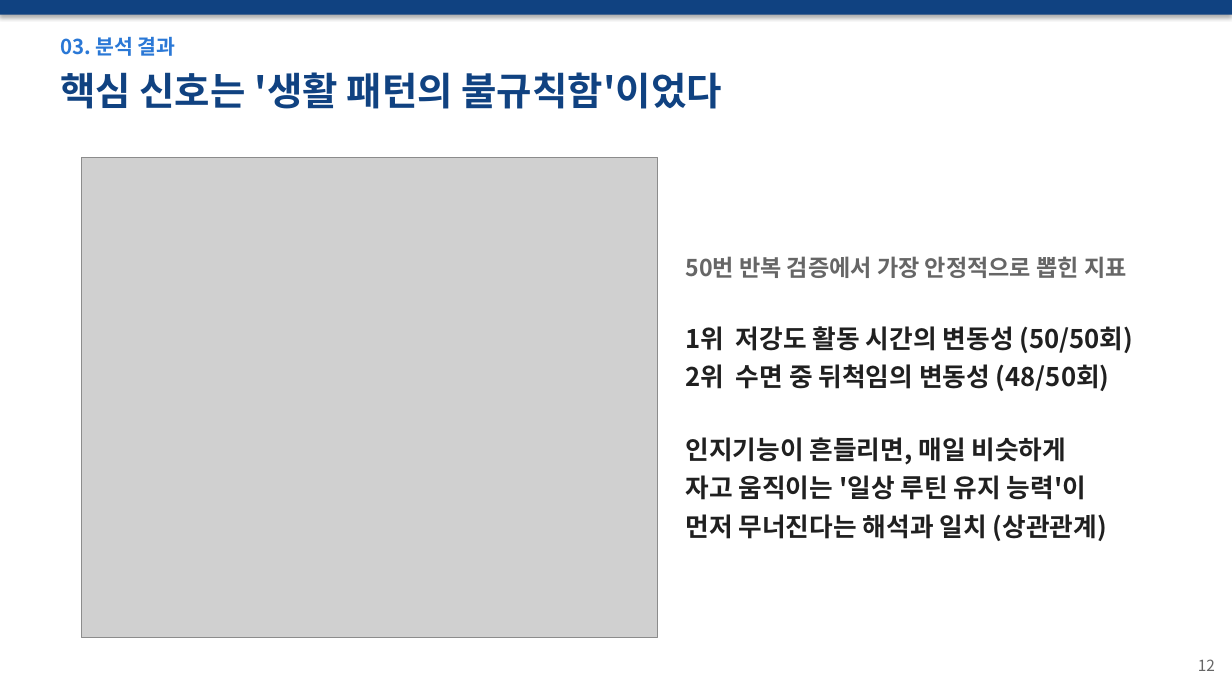
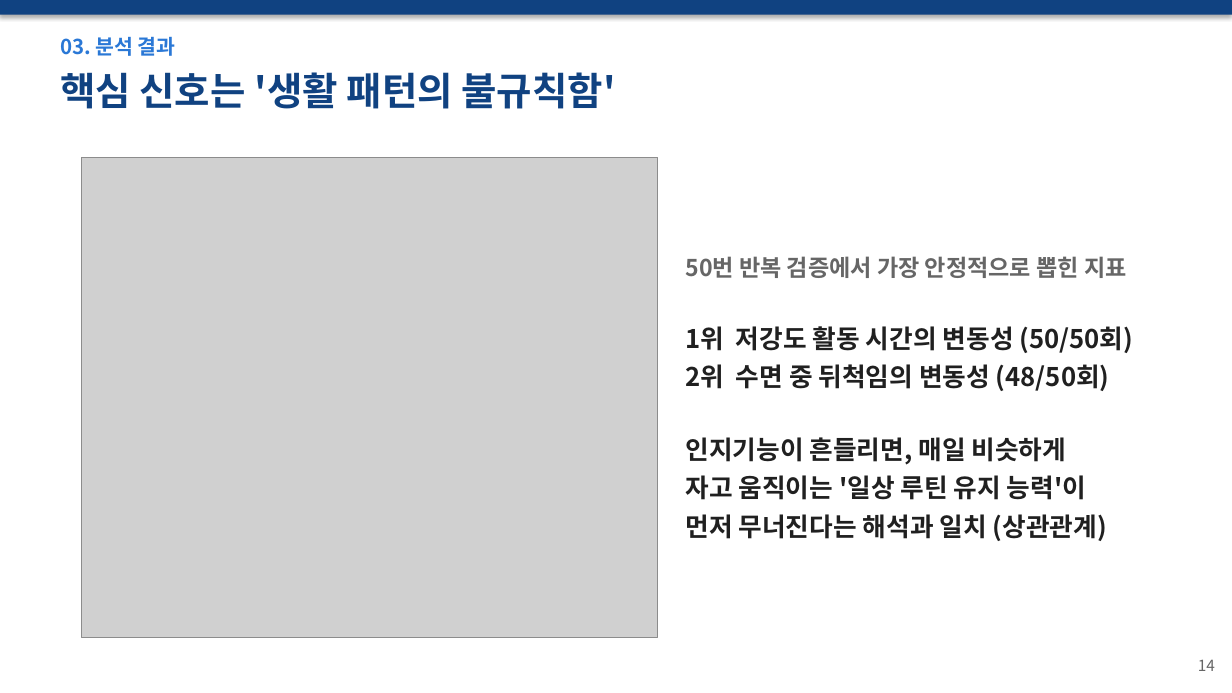
Before and after one commit to wpalswpa/dementia-screening, a slide deck: slide 14 of 발표자료_최종본_v5.pptx (slide 12 before the commit). Drawn at 1232x693 pixels with LibreOffice and Linux fonts; fonts in the diff are those of the drawing; grey boxes stand for pictures. Boxes give left, top, right and bottom in pixels: in the first picture for what was removed or moved away, otherwise in the second. Text is boxed around its words. In the diff, an @@ line names an element or a change of style, - is before the commit and + after.

```diff
--- a/발표자료_최종본_v5.pptx
+++ b/발표자료_최종본_v5.pptx
@@ text at [60,72,616,109]: text changed @@
-핵심 신호는 '생활 패턴의 불규칙함'이었다
+핵심 신호는 '생활 패턴의 불규칙함'
@@ text at [1198,659,1215,671]: text changed @@
-12
+14
```
Also in this commit, not shown: 20 other slides changed, 4 slides added.
